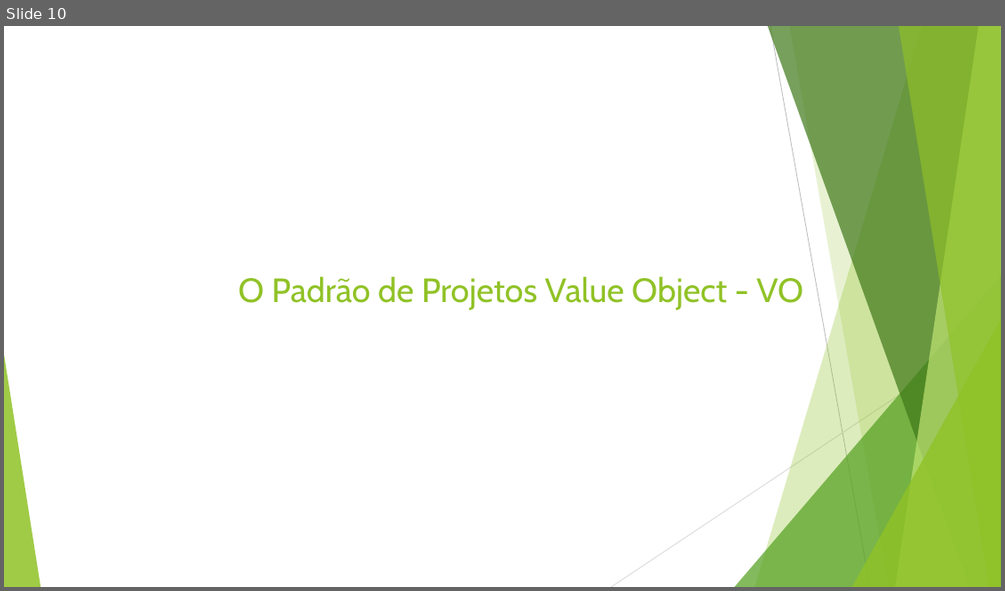
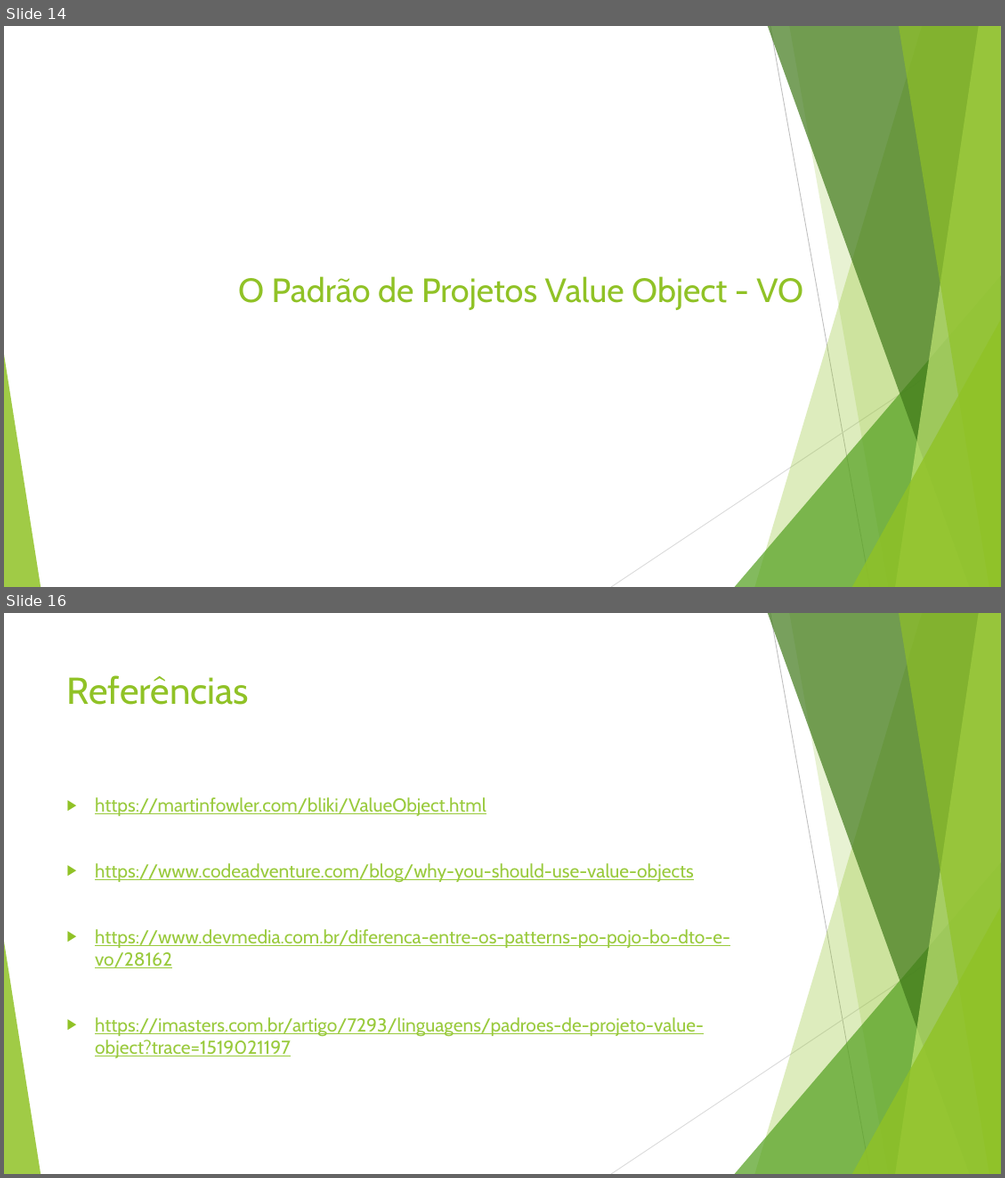
Before and after one commit to leandrocgsi/RestWithASP-NETUdemy, a slide deck: Documents/Building Modern RESTFul API's With ASP.NET Core - Architectural Overview.pptx. Shown one above the other, each under a label of ours: slide 10 before the commit, slides 14 and 16 after it; the slides between them are not shown. The pictures are 1005x591 and 1005x1178 pixels, drawn with LibreOffice and Linux fonts; fonts in the diff are those of the drawing. Boxes give left, top, right and bottom in pixels: in the first picture for what was removed or moved away, otherwise in the second. Text is boxed around its words. In the diff, an @@ line names an element or a change of style, - is before the commit and + after.

```diff
--- a/Documents/Building Modern RESTFul API's With ASP.NET Core - Architectural Overview.pptx
+++ b/Documents/Building Modern RESTFul API's With ASP.NET Core - Architectural Overview.pptx
@@ slide 16 added at (4, 613, 1001, 1174), background #FFFFFF; not listed: 10 template elements that a slide beside it also shows @@
@@ title added at (67, 675, 249, 705), 36 pt, text #90C226 @@
+Referências
@@ text added at (95, 797, 730, 1058), 18 pt, text #99CA3C, underline @@
+▶ https://martinfowler.com/bliki/ValueObject.html
+▶ https://www.codeadventure.com/blog/why-you-should-use-value-objects
+▶ https://www.devmedia.com.br/diferenca-entre-os-patterns-po-pojo-bo-dto-e-vo/28162
+▶ https://imasters.com.br/artigo/7293/linguagens/padroes-de-projeto-value-object?trace=1519021197
@@ what was slide 10 is now slide 14 @@
```
Also in this commit, not shown: 5 other slides added, 1 slide removed, 1 other file.
